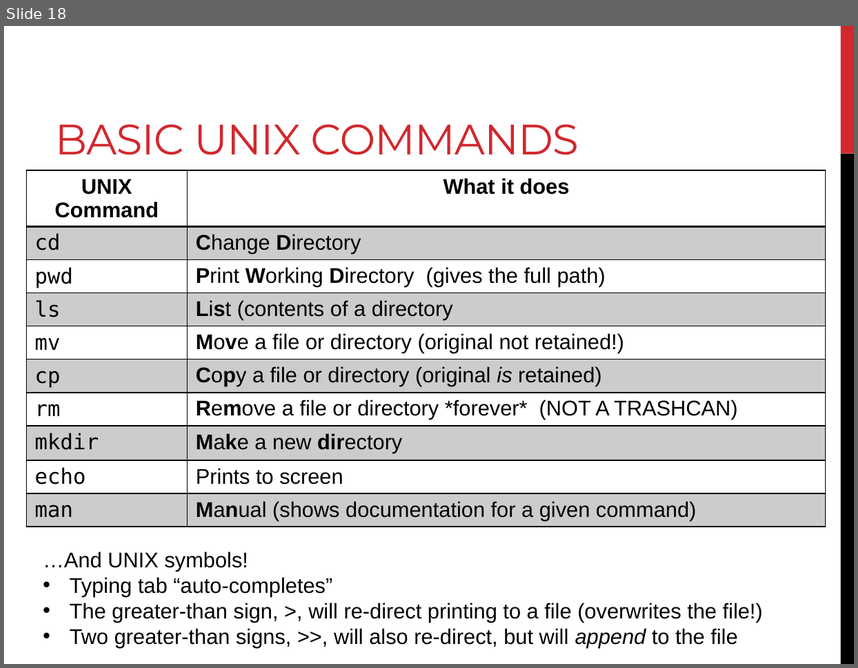
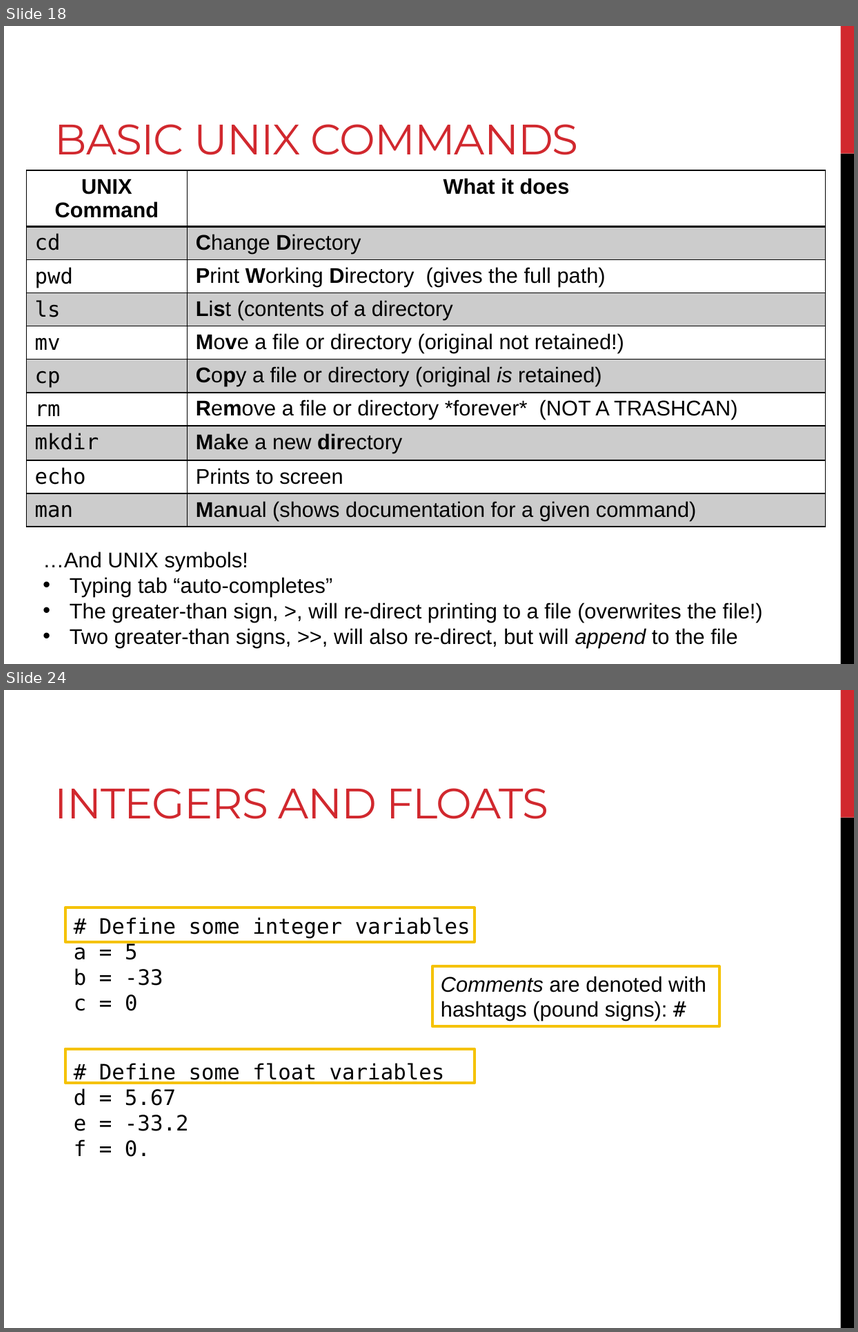
Before and after one commit to BjornFJohansson/ccbb_bigdata2015_python, a slide deck: slides/day1_slides.pptx. Shown one above the other, each under a label of ours: slide 18 before the commit, slides 18 and 24 after it; the slides between them are not shown. The pictures are 858x668 and 858x1332 pixels, drawn with LibreOffice and Linux fonts; fonts in the diff are those of the drawing. Boxes give left, top, right and bottom in pixels: in the first picture for what was removed or moved away, otherwise in the second. Text is boxed around its words. In the diff, an @@ line names an element or a change of style, - is before the commit and + after.

```diff
--- a/slides/day1_slides.pptx
+++ b/slides/day1_slides.pptx
@@ slide 24 added at box(4, 690, 854, 1328), background #FFFFFF; not listed: 2 template elements that a slide beside it also shows @@
@@ title added at box(55, 788, 548, 819), 36 pt, text #D1282E @@
+INTEGERS AND FLOATS
@@ rectangle added at box(65, 907, 475, 942), outline #F5C201 2.25 pt @@
@@ text added at box(74, 917, 470, 1011), 18 pt, text #000000 @@
+# Define some integer variables
+a = 5
+b = -33
+c = 0
@@ rectangle added at box(432, 966, 720, 1027), outline #F5C201 2.25 pt, 18 pt, text #000000 @@
+Comments are denoted with hashtags (pound signs): #
@@ rectangle added at box(65, 1049, 475, 1083), outline #F5C201 2.25 pt @@
@@ text added at box(74, 1063, 445, 1156), 18 pt, text #000000 @@
+# Define some float variables
+d = 5.67
+e = -33.2
+f = 0.
```
Also in this commit, not shown: 2 slides changed, 53 other slides added.
